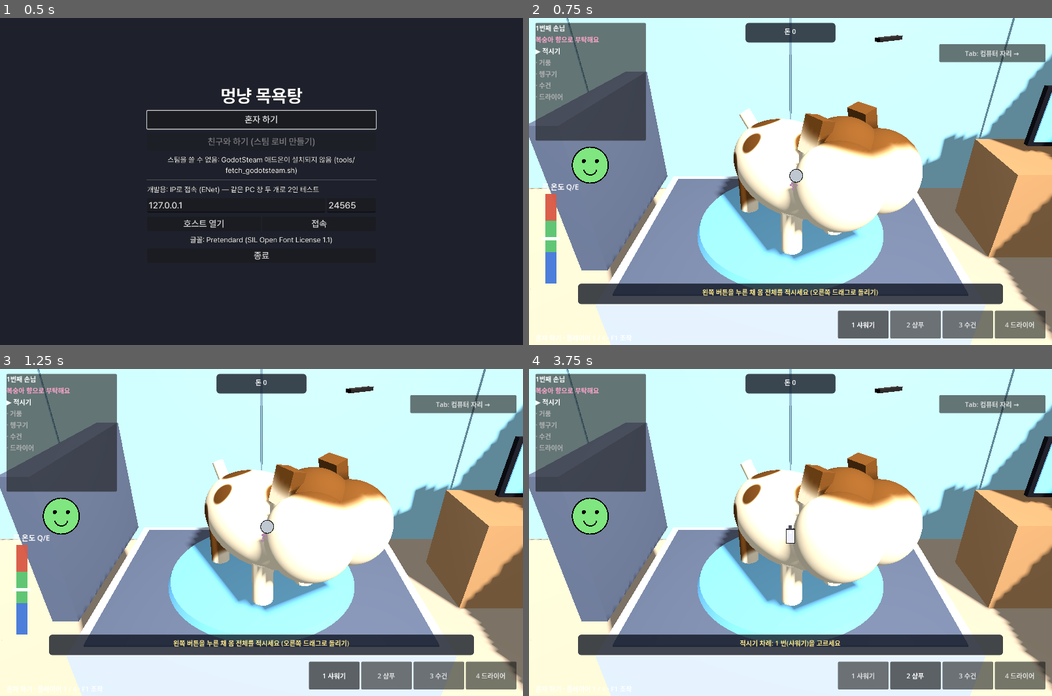
Above: before the commit, frames 1-4 (two rows, left to right).
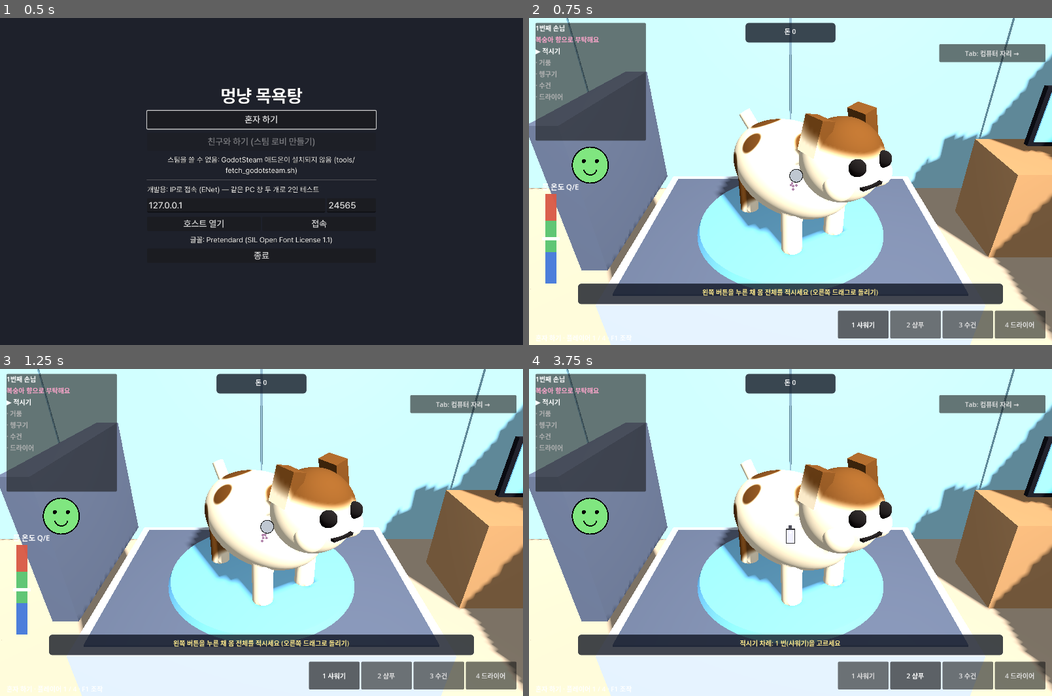
Above: after the commit, the same moments.

Repository: jjjjmd13-cmyk/fuzzy-octo-goggles
Game: Godot game, scene res://scenes/menu/main_menu.tscn
The game is run twice, just before and just after one commit, with the same random seed, the same clock (stepped at 60 frames per second) and the same inputs. Sound files missing from this copy of the repository are replaced by a short silence.
Inputs:
- Up to frame 1 (0.5 s): no input
- Up to frame 2 (0.75 s): click "혼자 하기" at 0.5 s
- Up to frame 3 (1.25 s): no input
- Up to frame 4 (3.75 s): click "Tab: 컴퓨터 자리 →" at 1.25 s; click "Tab: ← 목욕대" at 2 s; click "1 샤워기" at 2.75 s; click "2 샴푸" at 3.5 s

Frame 1 is identical in both runs. In frame 2, 5.1% of the frame differs, in the area x 41-76%, y 5-75%; in frame 3, 5.1%; in frame 4, 5.3%.

Commit message:
[개발] V3 시제품 1: 단계 속도·눈·남은 곳·수건 물방울 (#29 QA·대표 측정)
- 붓 키움 (샤워기 0.12→0.18 m, 손 0.10→0.15 m), 완료 0.9→0.85.
  사람 흉내 손 테스트(game/test_wash_pace) 기준 단계 9~19초, 한 마리 약 65초.
  TUNING_V3 값·바꾼 기록도 같이 고침 (test_balance 가 표를 읽음)
- 임시 강아지: 눈이 머리 속에 묻혀 있던 것, 볼 애니메이션이 볼을 머리만큼 키우던 것,
  입이 머리 위로 뜨던 것 고침
- 마우스 판정 모양을 털 메시의 볼록 껍질로 자동으로 만듦 (캡슐이 몸보다 커서 물방울이 떠 있었음)
- 눈에 물: 안내 띠에 빨간 경고, 쿨타임 1→3초
- 남은 곳 반짝을 1.5초마다 되풀이, 젖은 털을 더 진하게
- 헹군 뒤 물방울 70개, 수건·드라이어로 닦은 곳부터 사라짐

Co-Authored-By: Claude Opus 5.5 <noreply@anthropic.com>
Claude-Session: https://claude.ai/code/session_011AhoxvjuUAeZ5SvtvgroTK

Diff:
--- a/data/balance/sim_balance.tres
+++ b/data/balance/sim_balance.tres
@@ -10,18 +10,18 @@
 pad_cursor_speed = 900.0
 mask_resolution = 256
 mask_patterns = 3
-stage_complete_ratio = 0.9
+stage_complete_ratio = 0.85
 stage_remaining_blink = 0.5
 foam_ball_max = 60
 foam_ball_per_scrub = 3.0
 wet_shader_amount = 1.0
 fluff_shader_amount = 1.0
-tool_shower_radius = 0.12
+tool_shower_radius = 0.18
 tool_shower_rate = 1.2
 tool_shower_temp_good = PackedFloat32Array(0.35, 0.7)
 tool_shampoo_dose = 1
 tool_shampoo_uses_per_bottle = 8
-tool_scrub_radius = 0.10
+tool_scrub_radius = 0.15
 tool_scrub_rate_per_speed = 0.9
 tool_scrub_rate_max = 1.5
 tool_rinse_rate = 1.0
@@ -46,7 +46,9 @@
 shop_start_money = 0
 proto_dose_coverage = 0.25
 proto_cold_cooldown = 2.0
-proto_eye_cooldown = 1.0
+proto_eye_cooldown = 3.0
+proto_blink_interval = 1.5
+proto_water_drops = 70
 proto_tickle_radius = 0.15
 proto_dryer_near = 0.15
 proto_shake_screen_time = 1.5
--- a/data/balance/sim_balance_data.gd
+++ b/data/balance/sim_balance_data.gd
@@ -13,7 +13,7 @@
 @export_group("더러움 마스크")
 @export var mask_resolution := 256
 @export var mask_patterns := 3
-@export var stage_complete_ratio := 0.9
+@export var stage_complete_ratio := 0.85
 @export var stage_remaining_blink := 0.5
 @export var foam_ball_max := 60
 ## 문지르는 동안 늘어나는 거품 공 (개/s, 손 속도 배율 곱함)
@@ -22,13 +22,13 @@
 @export var fluff_shader_amount := 1.0
 
 @export_group("도구")
-@export var tool_shower_radius := 0.12
+@export var tool_shower_radius := 0.18
 @export var tool_shower_rate := 1.2
 ## 온도 다이얼 '좋음' 범위 [최소, 최대] (0~1)
 @export var tool_shower_temp_good := PackedFloat32Array([0.35, 0.7])
 @export var tool_shampoo_dose := 1
 @export var tool_shampoo_uses_per_bottle := 8
-@export var tool_scrub_radius := 0.10
+@export var tool_scrub_radius := 0.15
 ## 초당 진행 = 이 값 × 손 속도 (m/s)
 @export var tool_scrub_rate_per_speed := 0.9
 @export var tool_scrub_rate_max := 1.5
@@ -64,7 +64,7 @@
 ## 차가운 물 펄쩍 쿨타임 (s) — TUNING_V3 mood_cold_water 설명의 "쿨타임 2초"
 @export var proto_cold_cooldown := 2.0
 ## 눈에 물·거품 쿨타임 (s)
-@export var proto_eye_cooldown := 1.0
+@export var proto_eye_cooldown := 3.0
 ## 같은 곳으로 보는 반경 (m) — TUNING_V3 tickle_time 설명의 "반경 0.15 m"
 @export var proto_tickle_radius := 0.15
 ## 드라이어 '너무 가까움' 거리 (m) — TUNING_V3 tool_dryer_rate_near 설명의 "0.15 m"
@@ -75,6 +75,10 @@
 @export var proto_peach_request_chance := 0.34
 ## 끝난 뒤 다음 강아지가 오기까지 (s, 동전을 다 주운 뒤)
 @export var proto_next_dog_delay := 1.0
+## 거의 다 됐을 때(완료 비율 − 0.1 이상) 남은 곳 반짝임을 이 간격으로 되풀이 (s)
+@export var proto_blink_interval := 1.5
+## 헹구기가 끝나면 몸에 붙는 물방울 수 (수건·드라이어로 닦은 곳부터 사라짐)
+@export var proto_water_drops := 70
 
 
 ## 기분 0~1 → 얼굴 단계 0(😣) / 1(😐) / 2(😊)
--- a/scenes/art/sim/dog_model.tscn
+++ b/scenes/art/sim/dog_model.tscn
@@ -23,22 +23,12 @@
 
 [sub_resource type="SphereMesh" id="SphereMesh_eye"]
 material = SubResource("StandardMaterial3D_face")
-radius = 0.025
-height = 0.05
+radius = 0.032
+height = 0.064
 
 [sub_resource type="BoxMesh" id="BoxMesh_mouth"]
 material = SubResource("StandardMaterial3D_face")
 size = Vector3(0.07, 0.015, 0.02)
-
-[sub_resource type="CapsuleShape3D" id="CapsuleShape3D_body"]
-radius = 0.22
-height = 0.75
-
-[sub_resource type="SphereShape3D" id="SphereShape3D_head"]
-radius = 0.18
-
-[sub_resource type="BoxShape3D" id="BoxShape3D_legs"]
-size = Vector3(0.36, 0.22, 0.54)
 
 [node name="DogModel" type="Node3D" node_paths=PackedStringArray("fur_meshes", "legs", "cheeks", "mouth", "ears", "tail")]
 script = ExtResource("1_model")
@@ -66,15 +56,15 @@
 mesh = SubResource("BoxMesh_ear")
 
 [node name="EyeL" type="MeshInstance3D" parent="Head"]
-transform = Transform3D(1, 0, 0, 0, 1, 0, 0, 0, 1, -0.06, 0.04, 0.15)
+transform = Transform3D(1, 0, 0, 0, 1, 0, 0, 0, 1, -0.065, 0.045, 0.15)
 mesh = SubResource("SphereMesh_eye")
 
 [node name="EyeR" type="MeshInstance3D" parent="Head"]
-transform = Transform3D(1, 0, 0, 0, 1, 0, 0, 0, 1, 0.06, 0.04, 0.15)
+transform = Transform3D(1, 0, 0, 0, 1, 0, 0, 0, 1, 0.065, 0.045, 0.15)
 mesh = SubResource("SphereMesh_eye")
 
 [node name="Mouth" type="MeshInstance3D" parent="Head"]
-transform = Transform3D(1, 0, 0, 0, 1, 0, 0, 0, 1, 0, -0.045, 0.16)
+transform = Transform3D(1, 0, 0, 0, 1, 0, 0, 0, 1, 0, -0.05, 0.165)
 mesh = SubResource("BoxMesh_mouth")
 
 [node name="CheekL" type="MeshInstance3D" parent="Head"]
@@ -108,15 +98,3 @@
 [node name="HitBody" type="StaticBody3D" parent="."]
 collision_layer = 16
 collision_mask = 0
-
-[node name="BodyShape" type="CollisionShape3D" parent="HitBody"]
-transform = Transform3D(1, 0, 0, 0, -4.37114e-08, -1, 0, 1, -4.37114e-08, 0, 0.32, 0)
-shape = SubResource("CapsuleShape3D_body")
-
-[node name="HeadShape" type="CollisionShape3D" parent="HitBody"]
-transform = Transform3D(1, 0, 0, 0, 1, 0, 0, 0, 1, 0, 0.5, 0.36)
-shape = SubResource("SphereShape3D_head")
-
-[node name="LegsShape" type="CollisionShape3D" parent="HitBody"]
-transform = Transform3D(1, 0, 0, 0, 1, 0, 0, 0, 1, 0, 0.11, -0.01)
-shape = SubResource("BoxShape3D_legs")
--- a/scripts/game/hud.gd
+++ b/scripts/game/hud.gd
@@ -103,6 +103,10 @@
 	var hint: String = station.next_hint() if at_bath else ""
 	if at_bath and not station.is_operator() and station.stage < WashStation.Stage.PAY:
 		hint = "다른 사람이 씻기는 중이에요 (구경 중)"
+	var warning: bool = at_bath and station.eye_warning_left > 0.0
+	if warning:
+		hint = "앗, 눈에 물이 들어갔어요! 얼굴(눈)은 피해서 씻어 주세요"
+	hint_label.add_theme_color_override("font_color", Color(1, 0.5, 0.45) if warning else Color(1, 0.92, 0.55))
 	hint_label.text = hint
 	hint_label.visible = not hint.is_empty()
 
--- a/scripts/sim/sim_dog_model.gd
+++ b/scripts/sim/sim_dog_model.gd
@@ -2,19 +2,21 @@
 ## 임시 강아지 모형 (목욕대용). 그래픽 교체 약속:
 ## - 바닥이 원점, 얼굴이 +Z (카메라 쪽), 몸 중심(마스크 기준)은 body_center.
 ## - fur_meshes 에 털 메시를 넣으면 털 셰이더가 입혀진다 (부위가 나뉘어 있어도 됨).
-## - 마우스 판정은 HitBody(StaticBody3D, 충돌 층 5 = 16) 의 모양으로 한다. 모형을 바꾸면 모양도 맞춰 준다.
+## - 마우스 판정은 HitBody(StaticBody3D, 충돌 층 16) 로 한다. auto_hit_shapes 가 켜져 있으면 시작할 때
+##   fur_meshes 마다 볼록 껍질 모양을 만들어 붙이므로 모형을 바꿔도 따로 맞출 필요가 없다.
 ## - 얼굴(눈) 판정: face_center 에서 face_radius 안 (모형 기준 좌표).
 ## - 반응 함수: set_mood(0~2), wiggle_legs(), flap_cheeks(), jump(), shake(). 없어도 게임은 돈다.
 
 @export var body_center := Vector3(0, 0.32, 0)
-@export var face_center := Vector3(0, 0.52, 0.5)
-@export var face_radius := 0.12
+@export var face_center := Vector3(0, 0.545, 0.5)
+@export var face_radius := 0.1
 @export var fur_meshes: Array[MeshInstance3D] = []
 @export var legs: Array[Node3D] = []
 @export var cheeks: Array[Node3D] = []
 @export var mouth: Node3D
 @export var ears: Array[Node3D] = []
 @export var tail: Node3D
+@export var auto_hit_shapes := true
 
 var _t := 0.0
 var _leg_wiggle := 0.0
@@ -22,6 +24,45 @@
 var _jump := 0.0
 var _shake := 0.0
 var _mood := 2
+var _mouth_rest := Vector3.ZERO
+var _cheek_rest: Array[Vector3] = []
+
+
+func _ready() -> void:
+	if mouth != null:
+		_mouth_rest = mouth.position
+	for cheek in cheeks:
+		_cheek_rest.append(cheek.scale)
+	if auto_hit_shapes:
+		_build_hit_shapes()
+
+
+## 털 메시마다 볼록 껍질 충돌 모양 (모형 기준 좌표로 구워 넣음, 크기·비율 그대로).
+func _build_hit_shapes() -> void:
+	var body := get_node_or_null("HitBody") as StaticBody3D
+	if body == null:
+		body = StaticBody3D.new()
+		body.name = "HitBody"
+		body.collision_layer = 16
+		body.collision_mask = 0
+		add_child(body)
+	for child in body.get_children():
+		body.remove_child(child)
+		child.queue_free()
+	var to_model := global_transform.affine_inverse()
+	for mesh in fur_meshes:
+		if mesh == null or mesh.mesh == null:
+			continue
+		var hull := mesh.mesh.create_convex_shape(true, true) as ConvexPolygonShape3D
+		var xform := to_model * mesh.global_transform
+		var points := PackedVector3Array()
+		for point in hull.points:
+			points.append(xform * point)
+		var shape := ConvexPolygonShape3D.new()
+		shape.points = points
+		var collision := CollisionShape3D.new()
+		collision.shape = shape
+		body.add_child(collision)
 
 
 func apply_fur_material(material: Material) -> void:
@@ -57,14 +98,14 @@
 	_shake = maxf(_shake - delta, 0.0)
 	for i in legs.size():
 		legs[i].rotation.x = sin(_t * 30.0 + i) * 0.5 * _leg_wiggle
-	for cheek in cheeks:
-		cheek.scale = Vector3.ONE * (1.0 + sin(_t * 50.0) * 0.25 * signf(_cheek_flap))
+	for i in cheeks.size():
+		cheeks[i].scale = _cheek_rest[i] * (1.0 + sin(_t * 50.0) * 0.25 * signf(_cheek_flap))
 	position.y = sin(_jump / 0.5 * PI) * 0.25 if _jump > 0.0 else 0.0
 	rotation.z = sin(_t * 45.0) * 0.25 * _shake
 	if mouth != null:
 		# 😊 웃는 입(넓게) / 😐 / 😣 (작고 아래로)
 		mouth.scale = [Vector3(0.6, 1.5, 1), Vector3(1, 1, 1), Vector3(1.4, 0.7, 1)][_mood]
-		mouth.position.y = [0.445, 0.455, 0.465][_mood]
+		mouth.position = _mouth_rest + Vector3(0, [-0.01, 0.0, 0.01][_mood], 0)
 	for ear in ears:
 		ear.rotation.z = [-0.9, -0.35, 0.25][_mood] * signf(ear.position.x)
 	if tail != null:
--- a/scripts/sim/sim_fur.gdshader
+++ b/scripts/sim/sim_fur.gdshader
@@ -37,11 +37,11 @@
 	float dirt = texture(mud, uv).r * (1.0 - m.g);
 	float wet = clamp(m.r - m.a, 0.0, 1.0) * wet_amount;
 	vec3 color = mix(fur_color.rgb, mud_color.rgb, dirt);
-	color *= mix(1.0, 0.5, wet);            // 젖으면 진하게
-	color = mix(color, vec3(1.0), m.a * 0.25); // 말리면 밝게
+	color *= mix(vec3(1.0), vec3(0.42, 0.40, 0.40), wet); // 젖으면 진하게
+	color = mix(color, vec3(1.0), m.a * 0.35); // 말리면 밝게
 	ALBEDO = color;
-	ROUGHNESS = mix(0.9, 0.4, wet);         // 젖으면 반짝 (너무 매끈하면 하늘이 비쳐 오히려 밝아 보임)
-	SPECULAR = mix(0.3, 0.6, wet);
+	ROUGHNESS = mix(0.9, 0.55, wet);        // 젖으면 살짝 반짝 (너무 매끈하면 금속처럼 보임)
+	SPECULAR = mix(0.3, 0.45, wet);
 	float remaining = 1.0 - m[blink_channel];
 	EMISSION = vec3(1.0, 0.85, 0.2) * blink * step(0.5, remaining) * 0.8;
 }
--- a/scripts/sim/wash_dog.gd
+++ b/scripts/sim/wash_dog.gd
@@ -29,6 +29,10 @@
 var _foam_pos := PackedVector3Array()
 var _foam_size := PackedFloat32Array()
 var _foam_mesh: MultiMeshInstance3D
+## 물방울 (헹군 뒤): 모형 기준 위치와 몸 중심에서 본 방향. 수건·드라이어로 닦은 곳부터 사라진다.
+var _drop_pos := PackedVector3Array()
+var _drop_dir := PackedVector3Array()
+var _drop_mesh: MultiMeshInstance3D
 var _drips: CPUParticles3D
 var _splash: CPUParticles3D
 
@@ -76,6 +80,23 @@
 	_foam_mesh.multimesh.mesh = ball
 	model.add_child(_foam_mesh)
 	_update_foam_mesh()
+	_drop_pos.clear()
+	_drop_dir.clear()
+	_drop_mesh = MultiMeshInstance3D.new()
+	_drop_mesh.multimesh = MultiMesh.new()
+	_drop_mesh.multimesh.transform_format = MultiMesh.TRANSFORM_3D
+	var drop := SphereMesh.new()
+	drop.radius = 0.016
+	drop.height = 0.04
+	drop.radial_segments = 6
+	drop.rings = 3
+	var water := StandardMaterial3D.new()
+	water.albedo_color = Color(0.36, 0.75, 0.92)
+	water.roughness = 0.1
+	water.metallic_specular = 0.9
+	drop.material = water
+	_drop_mesh.multimesh.mesh = drop
+	model.add_child(_drop_mesh)
 
 
 ## 화면 좌표 → 몸에 닿은 곳 (월드 좌표). 안 닿으면 null.
@@ -148,6 +169,58 @@
 				removed += 1
 	_update_foam_mesh()
 	return removed
+
+
+## 몸 겉면에 물방울을 뿌린다 (모든 피어에서 같은 시드로 같은 자리). 배 밑에는 안 붙인다.
+func scatter_drops(count: int, seed_value: int) -> void:
+	var rng := RandomNumberGenerator.new()
+	rng.seed = seed_value
+	_drop_pos.clear()
+	_drop_dir.clear()
+	var center := _body_center()
+	var space := get_world_3d().direct_space_state
+	for i in count * 3:
+		if _drop_pos.size() >= count:
+			break
+		var dir := Vector3(rng.randf_range(-1, 1), rng.randf_range(-0.4, 1), rng.randf_range(-1, 1)).normalized()
+		var query := PhysicsRayQueryParameters3D.create(model.to_global(center + dir * 1.5), model.to_global(center), HIT_LAYER)
+		var hit := space.intersect_ray(query)
+		if hit.is_empty():
+			continue
+		var local := to_model(hit.position)
+		_drop_pos.append(local + (local - center).normalized() * 0.008)
+		_drop_dir.append(local - center)
+	show_drops_where(func(_dir: Vector3) -> bool: return true)
+
+
+func drop_total() -> int:
+	return _drop_pos.size()
+
+
+func visible_drops() -> int:
+	return _drop_mesh.multimesh.visible_instance_count if _drop_mesh != null else 0
+
+
+## 작업자 화면: 조건(방향 → 보임)에 맞는 물방울만 보인다.
+func show_drops_where(visible: Callable) -> void:
+	if _drop_mesh == null:
+		return
+	var multimesh := _drop_mesh.multimesh
+	var shown := 0
+	multimesh.instance_count = _drop_pos.size()
+	for i in _drop_pos.size():
+		if visible.call(_drop_dir[i]):
+			multimesh.set_instance_transform(shown, Transform3D(Basis(), _drop_pos[i]))
+			shown += 1
+	multimesh.visible_instance_count = shown
+
+
+## 구경하는 화면: 앞에서부터 n 개만 보인다.
+func show_drop_count(count: int) -> void:
+	var left := [count]
+	show_drops_where(func(_dir: Vector3) -> bool:
+		left[0] -= 1
+		return left[0] >= 0)
 
 
 func foam_count() -> int:
--- a/scripts/sim/wash_station.gd
+++ b/scripts/sim/wash_station.gd
@@ -83,11 +83,15 @@
 var _towel_sound := 0.0
 var _foam_carry := 0.0
 var _blink_left := 0.0
-var _blinked_stage := -1
+## 다음 반짝까지 (거의 다 된 뒤 proto_blink_interval 마다 되풀이)
+var _blink_wait := 0.0
+## 눈에 물 안내를 보여 줄 남은 시간 (작업자 화면)
+var eye_warning_left := 0.0
 var _dose_pending := false
 var _pending_squirt := Vector3.ZERO
 var _dose_kind := ""
 var _rng := RandomNumberGenerator.new()
+var _drops_scattered := false
 # 호스트만
 var _dose_paid := false
 var _host_dose_kind := ""
@@ -338,6 +342,7 @@
 	if _eye_cooldown > 0.0:
 		return
 	_eye_cooldown = Tuning.data.proto_eye_cooldown
+	eye_warning_left = 3.0
 	_report_event.rpc_id(1, dog_info.x, "eye")
 
 
@@ -398,6 +403,7 @@
 		dog.show_ratios(ratios)
 		dog.set_blink(0.0, "wet")
 		dog.fluff = clampf(stage_ratio(Stage.DRY) / Tuning.data.stage_complete_ratio, 0.0, 1.0)
+	_update_drops()
 	_update_coins()
 	if Net.is_host():
 		_host_process(delta)
@@ -409,11 +415,13 @@
 	if stage < Stage.PAY:
 		current = dog.mask.ratio(STAGE_CHANNEL[stage])
 	dog.fluff = clampf(dog.mask.ratio("dry") / data.stage_complete_ratio, 0.0, 1.0) if stage >= Stage.DRY else 0.0
-	# 거의 다 됐으면 남은 곳을 한 번 반짝
-	if stage < Stage.PAY and _blinked_stage != stage and current >= data.stage_complete_ratio - BLINK_BEFORE:
-		_blinked_stage = stage
+	# 거의 다 됐으면 남은 곳을 반짝 (proto_blink_interval 마다 되풀이)
+	_blink_wait -= delta
+	if stage < Stage.PAY and current >= data.stage_complete_ratio - BLINK_BEFORE and _blink_wait <= 0.0:
+		_blink_wait = data.proto_blink_interval
 		_blink_left = data.stage_remaining_blink
 	_blink_left = maxf(_blink_left - delta, 0.0)
+	eye_warning_left = maxf(eye_warning_left - delta, 0.0)
 	var blink := 0.0
 	if _blink_left > 0.0:
 		blink = sin(_blink_left / data.stage_remaining_blink * PI)
@@ -428,6 +436,7 @@
 func _on_stage_changed() -> void:
 	_seen_stage = stage
 	_blink_left = 0.0
+	_blink_wait = 0.0
 	# 호스트가 다른 단계라 답하지 않은 샴푸 요청이 있으면 풀어 준다
 	_dose_pending = false
 	_tickle_anchor = null
@@ -439,12 +448,32 @@
 		_stop_loops()
 
 
+## 헹구기가 끝나면 몸에 물방울이 맺히고, 수건·드라이어로 닦은 곳부터 사라진다 (물방울 수 = 남은 물기).
+func _update_drops() -> void:
+	if stage < Stage.TOWEL:
+		return
+	if dog.drop_total() == 0 and stage < Stage.PAY and not _drops_scattered:
+		_drops_scattered = true
+		dog.scatter_drops(Tuning.data.proto_water_drops, dog_info.z)
+	if stage == Stage.PAY:
+		dog.show_drop_count(0)
+	elif is_operator():
+		var mask = dog.mask
+		dog.show_drops_where(func(dir: Vector3) -> bool:
+			return mask.value_at("towel", dir) < 0.5 and mask.value_at("dry", dir) < 0.5)
+	else:
+		var left := (1.0 - stage_ratio(Stage.TOWEL)) * 0.6 + (1.0 - stage_ratio(Stage.DRY)) * 0.4
+		dog.show_drop_count(roundi(dog.drop_total() * left))
+
+
 func _build_dog() -> void:
 	_built_serial = dog_info.x
+	_drops_scattered = false
 	dog.setup(Tuning.data.mask_resolution, dog_info.y, dog_info.z)
 	_seen_stage = -1
-	_blinked_stage = -1
 	_blink_left = 0.0
+	_blink_wait = 0.0
+	eye_warning_left = 0.0
 	dose = 0.0
 	_dose_pending = false
 	out_of_shampoo = false
--- a/tests/game/test_wash_flow.gd
+++ b/tests/game/test_wash_flow.gd
@@ -44,7 +44,19 @@
 	check(is_equal_approx(station.mood, mood_before + Tuning.data.mood_cold_water), "차가운 물 → 기분 %.2f (전 %.2f)" % [station.mood, mood_before])
 	check("yelp" in sfx.played, "차가운 물 → 펄쩍 소리")
 	station.temperature = 0.5
-	check(await _wash_stage(WashStation.Stage.WET), "적시기 끝 (90%)")
+	# 눈에 물: 기분이 깎이고 안내 띠에 경고
+	var model: Node3D = station.dog.model
+	var eye_screen: Vector2 = world.camera.unproject_position(model.to_global(model.face_center))
+	station.turn(-rad_to_deg(station.turntable.rotation.y))
+	await get_tree().physics_frame
+	await get_tree().physics_frame
+	eye_screen = world.camera.unproject_position(model.to_global(model.face_center))
+	mood_before = station.mood
+	station.operate(eye_screen, true, false, STEP)
+	await _frames(2)
+	check(station.mood < mood_before, "눈에 물 → 기분 내려감")
+	check(world.hud.hint_label.text.contains("눈에 물"), "눈에 물 안내")
+	check(await _wash_stage(WashStation.Stage.WET), "적시기 끝")
 	check("ding" in sfx.played, "단계 끝 → 딩")
 
 	# --- 2. 거품: 병 클릭 = 한 덩이, 같은 곳 문지르기 → 다리 찰랑(3초) → 몸 털기(6초) + 화면 거품
@@ -74,8 +86,13 @@
 	check(station.dog.foam_count() < foam_before, "헹구면 거품 공이 줄어듦 (%d → %d)" % [foam_before, station.dog.foam_count()])
 
 	# --- 4·5. 수건 → 드라이어 (뽀송 = 커짐)
+	await _frames(2)
+	var drops_before: int = station.dog.visible_drops()
+	check(drops_before > 0, "헹군 뒤 물방울이 맺힘 (%d)" % drops_before)
 	station.tool = WashStation.Tool.TOWEL
 	check(await _wash_stage(WashStation.Stage.TOWEL), "수건 끝")
+	await _frames(2)
+	check(station.dog.visible_drops() < drops_before / 2, "수건으로 닦은 곳 물방울이 사라짐 (%d → %d)" % [drops_before, station.dog.visible_drops()])
 	station.tool = WashStation.Tool.DRYER
 	var scale_before: float = station.dog.model.scale.x
 	check(await _wash_stage(WashStation.Stage.DRY), "드라이어 끝")
@@ -128,6 +145,7 @@
 	await _wash_stage(WashStation.Stage.TOWEL)
 	station.tool = WashStation.Tool.DRYER
 	await _wash_stage(WashStation.Stage.DRY)
+	check_eq(station.dog.visible_drops(), 0, "다 말리면 물방울 없음")
 	check(Tuning.data.money_scent_tip in station.coins, "향 팁 동전 %s" % [station.coins])
 	await _collect_all_coins()
 	await _wait(func() -> bool: return station.dog_number() == 3, 3.0)
--- /dev/null
+++ b/tests/game/test_wash_pace.gd
@@ -0,0 +1,81 @@
+extends "res://tests/qa_test.gd"
+## 사람 속도로 씻으면 한 단계가 얼마나 걸리나 (대표·QA 요청: 한 단계 약 20초, 한 마리 약 2분).
+##
+## 사람 흉내: 강아지가 보이는 상자 안을 좌우 지그재그로 HAND_SPEED px/s 로 문지르고,
+## TURN_EVERY 초마다 회전판을 TURN_STEP 도 돌린다. 시간은 시뮬레이션 시간(프레임 1/60초)으로 센다.
+## 단계마다 걸린 시간을 찍고, STAGE_LIMIT 초 안에 끝나는지 확인한다.
+
+const WashStation := preload("res://scripts/sim/wash_station.gd")
+const STEP := 1.0 / 60.0
+const HAND_SPEED := 800.0
+const ROW_GAP := 40.0
+const HALF := Vector2(170, 110)
+const TURN_EVERY := 2.0
+const TURN_STEP := 60.0
+## 이 흉내 손은 사람보다 덜 헤맨다 (QA 무작위 궤적은 약 2배 느림). 그래서 흉내 손 기준
+## 한 단계 STAGE_LIMIT 초, 한 마리 DOG_LIMIT 초 안이면 사람은 한 단계 약 20초, 한 마리 약 2분.
+const STAGE_LIMIT := 25.0
+const DOG_LIMIT := 80.0
+
+var world: Node
+var station: WashStation
+
+
+func run_test() -> void:
+	time_limit_sec = 150.0
+	get_tree().root.size = Vector2i(1280, 800)
+	get_tree().current_scene = null
+	Net.start_offline()
+	await Net.session_started
+	world = get_tree().current_scene
+	station = world.station
+	for i in 3:
+		await get_tree().physics_frame
+	station.temperature = 0.5
+	var total := 0.0
+	for stage in [WashStation.Stage.WET, WashStation.Stage.SOAP, WashStation.Stage.RINSE, WashStation.Stage.TOWEL, WashStation.Stage.DRY]:
+		station.tool = WashStation.STAGE_TOOL[stage]
+		var seconds: float = await _human_stage(stage)
+		total += seconds
+		print("단계 %s: %.1f 초" % [WashStation.STAGE_NAMES[stage], seconds])
+		check(seconds <= STAGE_LIMIT, "%s 가 %d초 안에 끝남 (%.1f 초)" % [WashStation.STAGE_NAMES[stage], STAGE_LIMIT, seconds])
+	print("한 마리 다섯 단계: %.0f 초" % total)
+	check(total <= DOG_LIMIT, "한 마리 %d초 안 (%.0f 초)" % [DOG_LIMIT, total])
+	check(total >= 30.0, "너무 빨리 끝나지 않음 (%.0f 초)" % total)
+	await Net.leave_session()
+
+
+## 단계가 끝날 때까지 사람처럼 문지르고, 걸린 시뮬레이션 시간을 돌려준다 (못 끝내면 큰 값).
+func _human_stage(stage: int) -> float:
+	if not check_eq(station.stage, stage, "단계 순서"):
+		return 999.0
+	var t := 0.0
+	var turn_left := TURN_EVERY
+	var pos := Vector2(-HALF.x, -HALF.y)
+	var dir := 1.0
+	while station.stage == stage and t < STAGE_LIMIT * 2.0:
+		# 1초(시뮬레이션)마다 실제 프레임을 넘겨 진행 보고·단계 넘김이 일어나게 한다
+		for frame in 60:
+			pos.x += dir * HAND_SPEED * STEP
+			if absf(pos.x) > HALF.x:
+				pos.x = clampf(pos.x, -HALF.x, HALF.x)
+				dir = -dir
+				pos.y += ROW_GAP
+				if pos.y > HALF.y:
+					pos.y = -HALF.y
+			var press: bool = station.tool == WashStation.Tool.SHAMPOO and station.dose <= 0.0
+			station.operate(_center() + pos, true, press, STEP)
+			t += STEP
+			turn_left -= STEP
+			if turn_left <= 0.0:
+				turn_left = TURN_EVERY
+				station.turn(TURN_STEP)
+				await get_tree().physics_frame
+				await get_tree().physics_frame
+		await get_tree().create_timer(WashStation.REPORT_INTERVAL * 1.5).timeout
+	return t if station.stage != stage else 999.0
+
+
+func _center() -> Vector2:
+	var model: Node3D = station.dog.model
+	return world.camera.unproject_position(model.to_global(model.body_center))
--- /dev/null
+++ b/tests/game/test_wash_pace.tscn
@@ -0,0 +1,6 @@
+[gd_scene load_steps=2 format=3]
+
+[ext_resource type="Script" path="res://tests/game/test_wash_pace.gd" id="1_test"]
+
+[node name="WashPaceTest" type="Node"]
+script = ExtResource("1_test")
Not shown, added: tests/game/test_wash_pace.gd.uid
Not shown, changed: docs/design/TUNING_V3.md
Not shown, changed: docs/dev/PROTOTYPE.md
Not shown, changed: docs/dev/foundation.md
Not shown, changed: docs/status/dev.md
